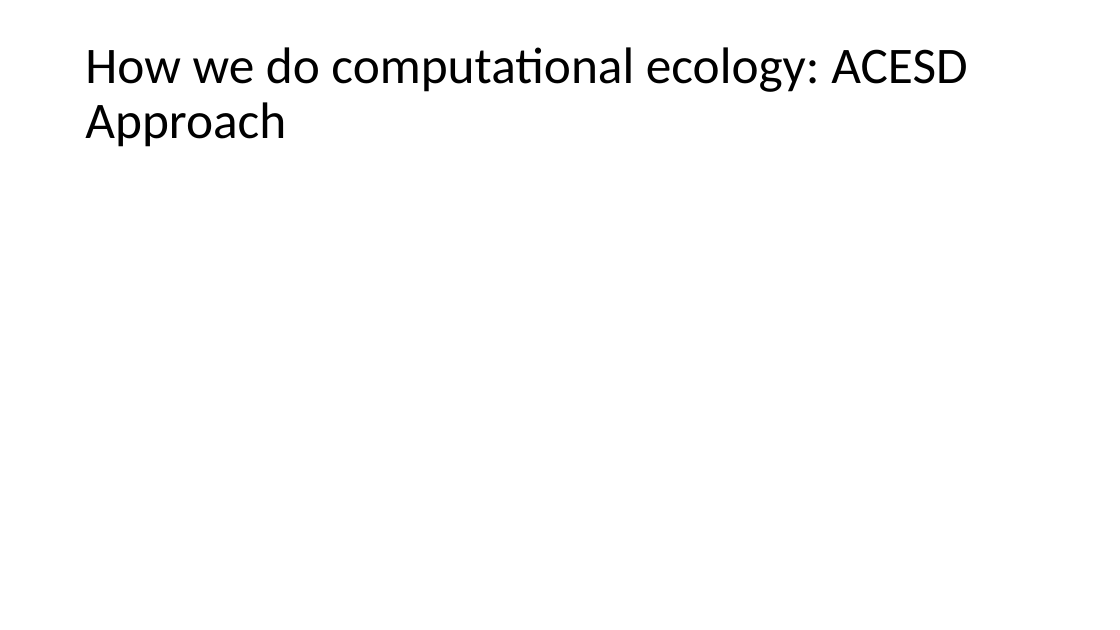
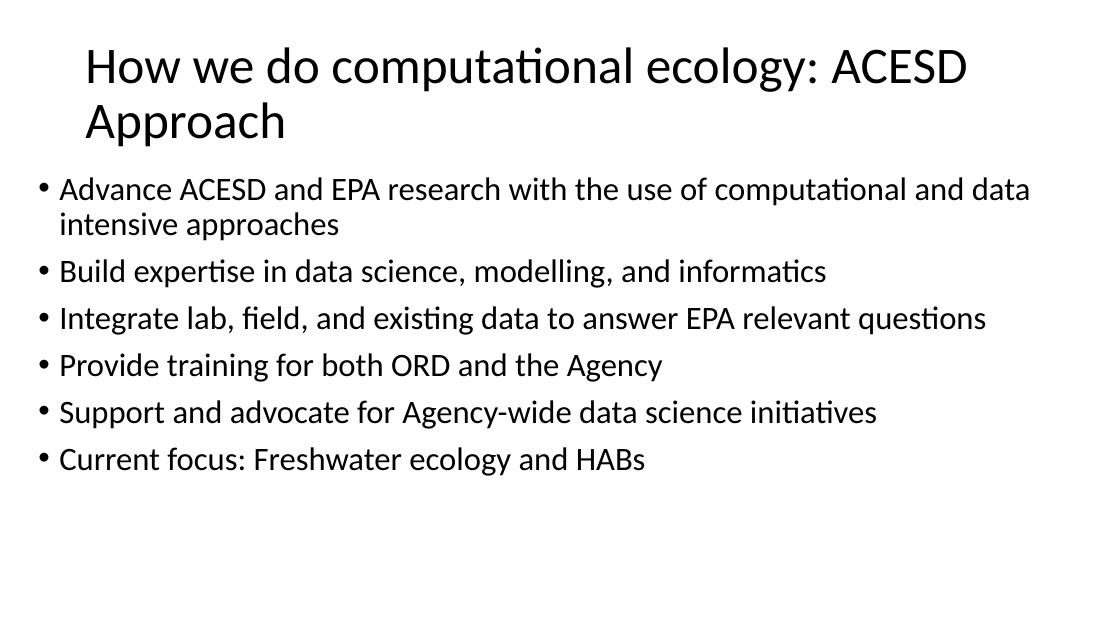
Before and after one commit to jhollist/eco_with_computers, a slide deck: slide 4 of hollister_eco_with_computers.pptx. Drawn at 1120x630 pixels with LibreOffice and Linux fonts; fonts in the diff are those of the drawing. Boxes give left, top, right and bottom in pixels: in the first picture for what was removed or moved away, otherwise in the second. Text is boxed around its words. In the diff, an @@ line names an element or a change of style, - is before the commit and + after.

```diff
--- a/hollister_eco_with_computers.pptx
+++ b/hollister_eco_with_computers.pptx
@@ text added at [59,177,1031,476], 28 pt, text #000000 @@
+• Advance ACESD and EPA research with the use of computational and data intensive approaches
+• Build expertise in data science, modelling, and informatics
+• Integrate lab, field, and existing data to answer EPA relevant questions
+• Provide training for both ORD and the Agency
+• Support and advocate for Agency-wide data science initiatives
+• Current focus: Freshwater ecology and HABs
```
Also in this commit, not shown: 1 other slide changed, 1 slide added, 1 slide removed.
